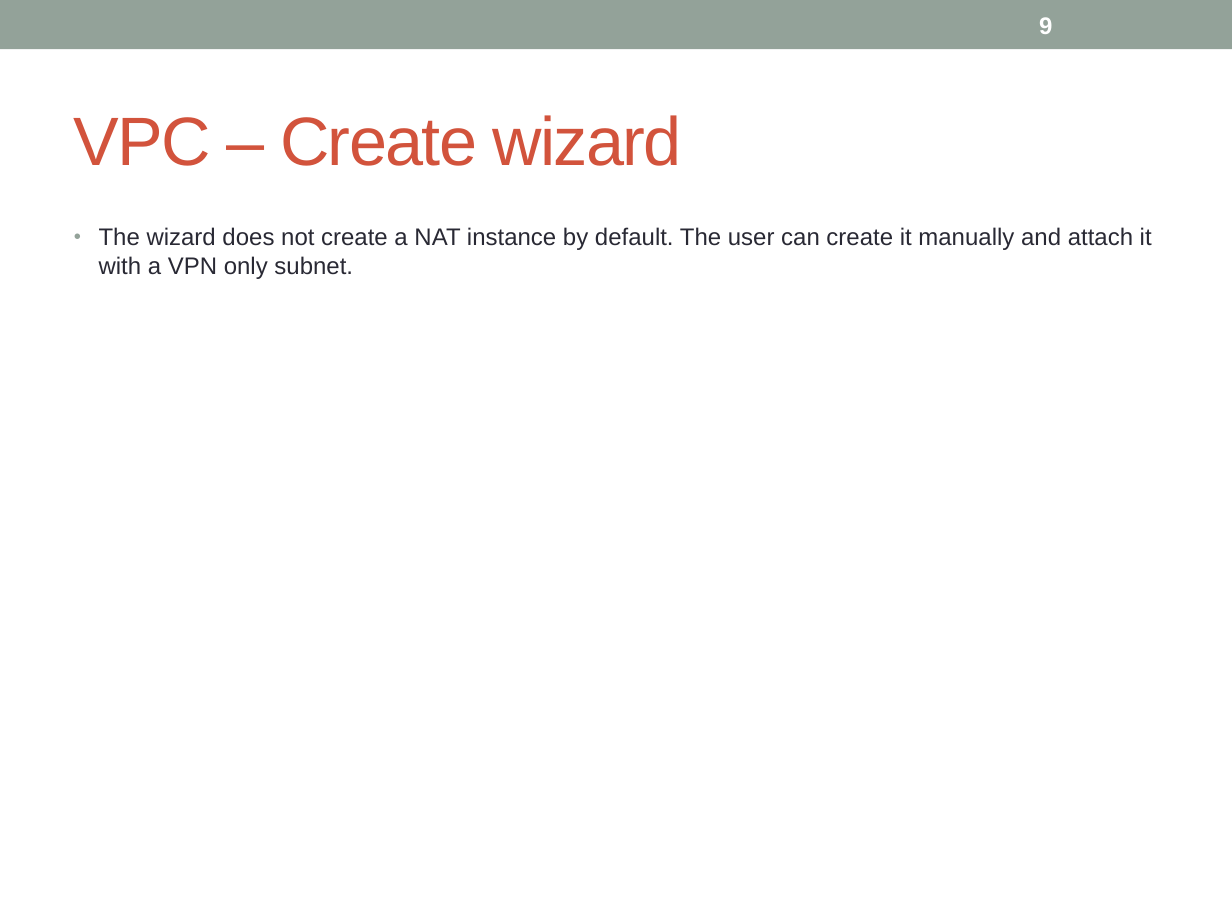
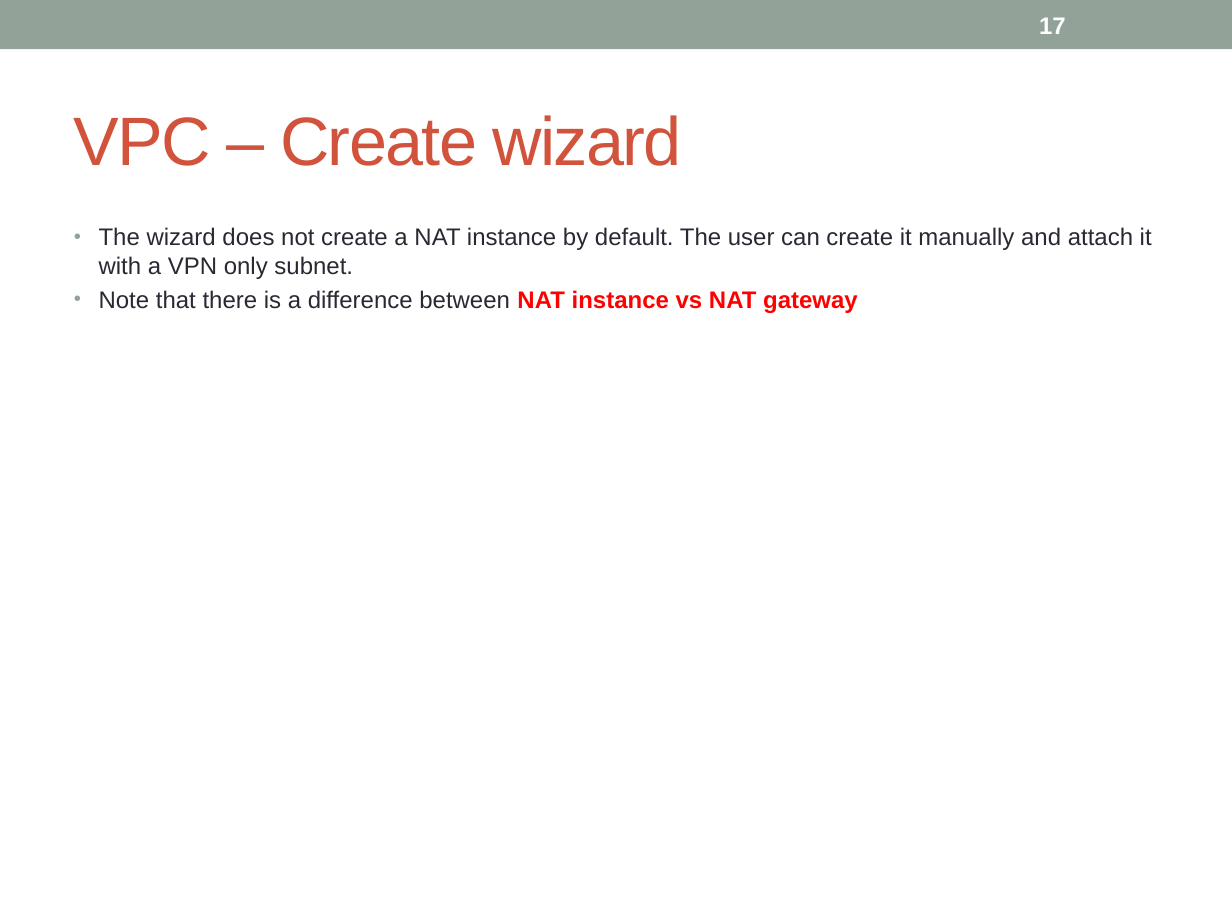
Before and after one commit to notionquest/ProjectDocumentation, a slide deck: slide 17 of AWS_Solution_Architect.pptx (slide 9 before the commit). Drawn at 1232x924 pixels with LibreOffice and Linux fonts; fonts in the diff are those of the drawing. Boxes give left, top, right and bottom in pixels: in the first picture for what was removed or moved away, otherwise in the second. Text is boxed around its words. In the diff, an @@ line names an element or a change of style, - is before the commit and + after.

```diff
--- a/AWS_Solution_Architect.pptx
+++ b/AWS_Solution_Architect.pptx
@@ page number at <box>1039,17,1066,34</box>: text changed @@
-9
+17
@@ text at <box>99,290,858,313</box>: paragraph added @@
+• Note that there is a difference between NAT instance vs NAT gateway
```
Also in this commit, not shown: 18 other slides changed, 19 slides added.
